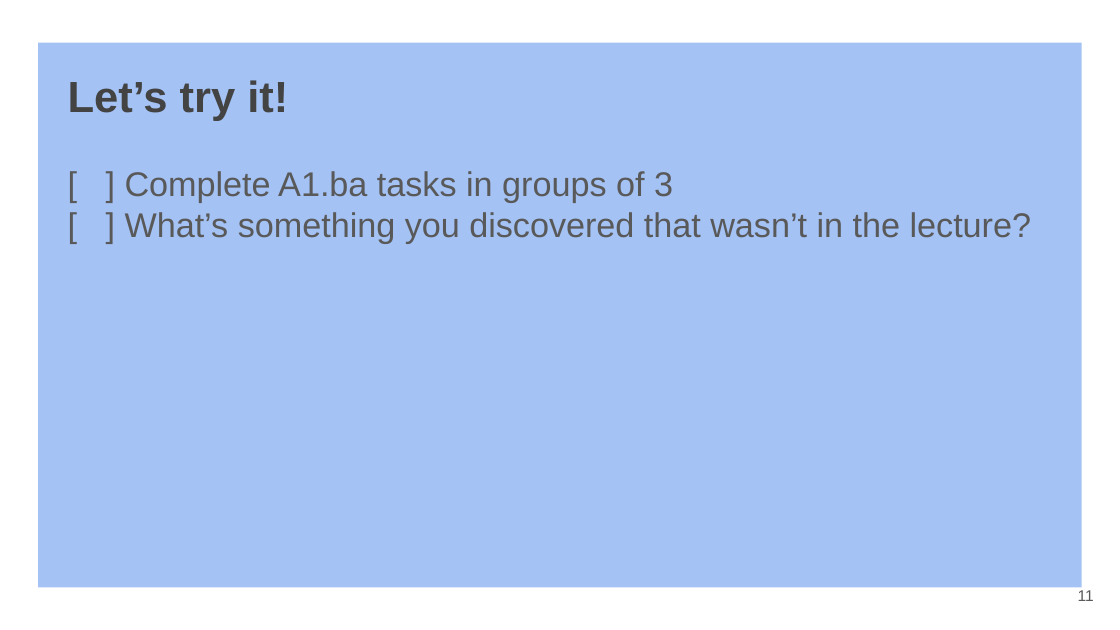
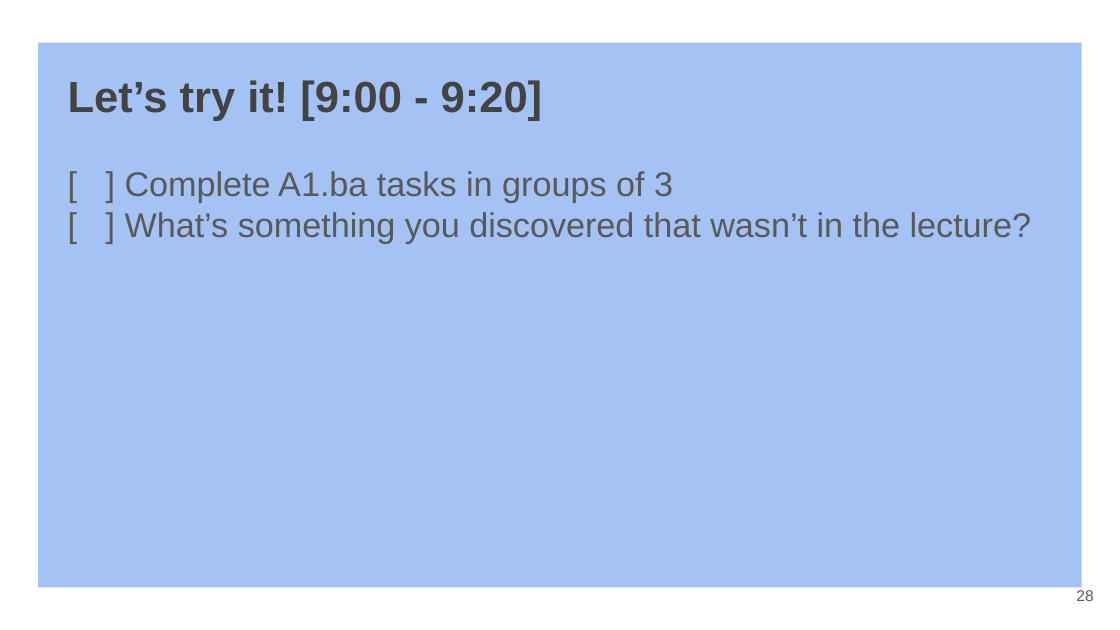
Before and after one commit to SuLab/Applied-Bioinformatics, a slide deck: slide 28 of Lectures/A1.b_Bash-redirections-pipes.pptx (slide 11 before the commit). Drawn at 1120x630 pixels with LibreOffice and Linux fonts; fonts in the diff are those of the drawing. Boxes give left, top, right and bottom in pixels: in the first picture for what was removed or moved away, otherwise in the second. Text is boxed around its words. In the diff, an @@ line names an element or a change of style, - is before the commit and + after.

Commit message:
Updates to A1.b lecture

```diff
--- a/Lectures/A1.b_Bash-redirections-pipes.pptx
+++ b/Lectures/A1.b_Bash-redirections-pipes.pptx
@@ title at (x1=68, y1=80, x2=543, y2=121): text changed @@
-Let’s try it!
+Let’s try it! [9:00 - 9:20]
@@ page number at (x1=1076, y1=590, x2=1093, y2=601): text changed @@
-11
+28
```
Also in this commit, not shown: 18 slides added, 1 slide removed.
